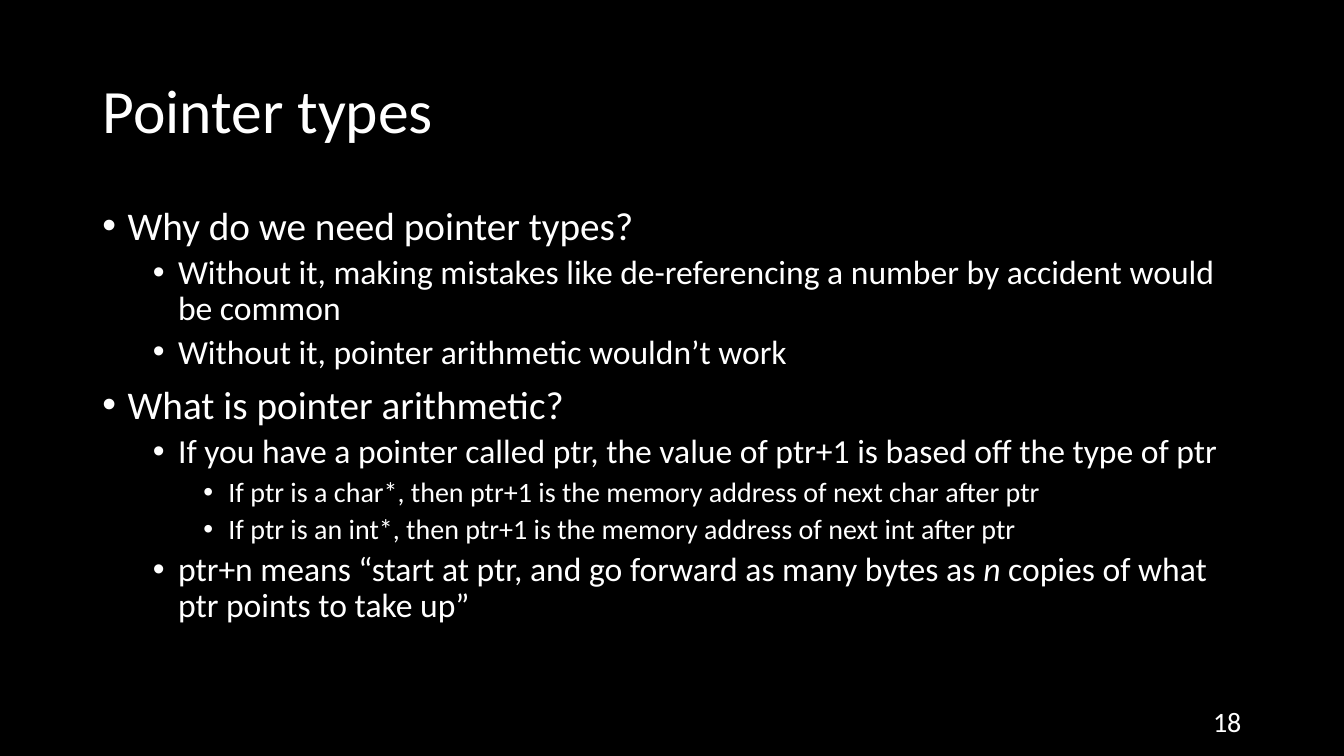
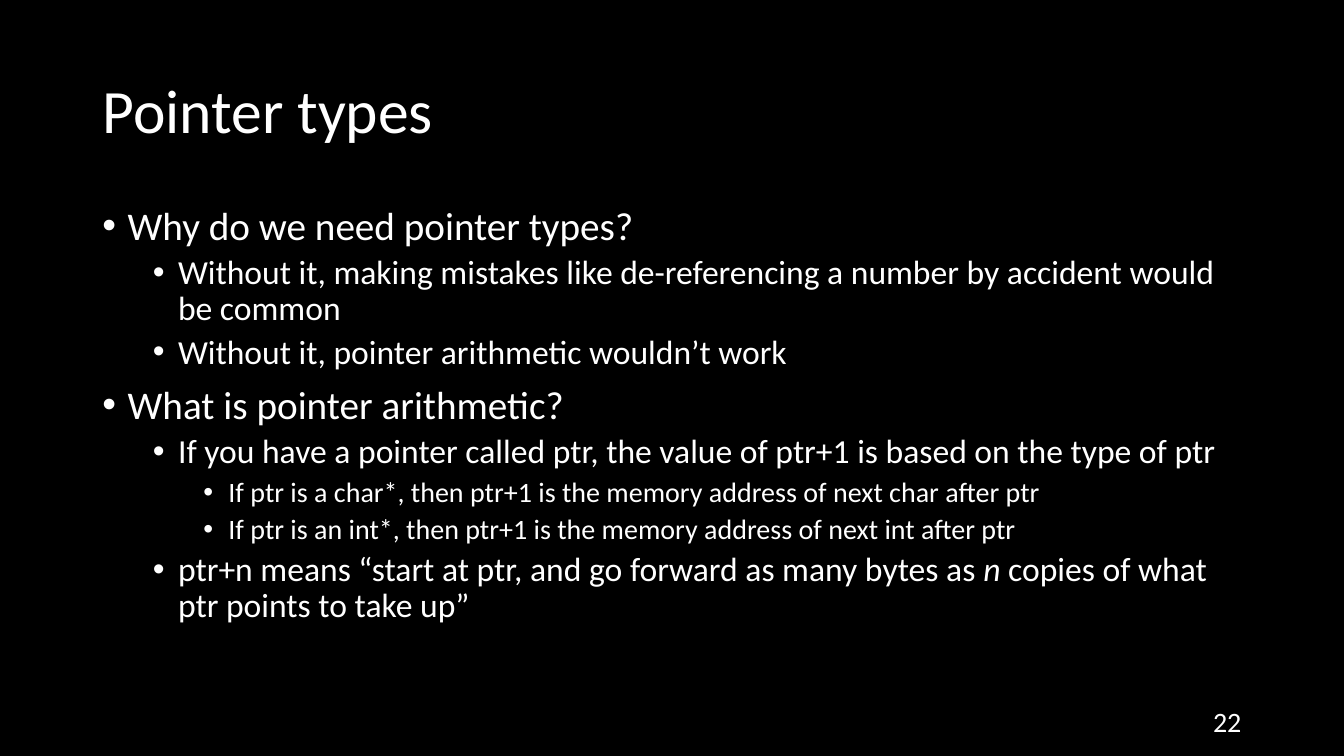
Before and after one commit to NYU-CSO/nyu-cso.github.io, a slide deck: slide 22 of rec-notes/r05.pptx (slide 18 before the commit). Drawn at 1344x756 pixels with LibreOffice and Linux fonts; fonts in the diff are those of the drawing. Boxes give left, top, right and bottom in pixels: in the first picture for what was removed or moved away, otherwise in the second. Text is boxed around its words. In the diff, an @@ line names an element or a change of style, - is before the commit and + after.

```diff
--- a/rec-notes/r05.pptx
+++ b/rec-notes/r05.pptx
@@ text at (x1=178, y1=439, x2=1215, y2=469): text changed @@
-  • If you have a pointer called ptr, the value of ptr+1 is based off the type of ptr
+  • If you have a pointer called ptr, the value of ptr+1 is based on the type of ptr
@@ page number at (x1=1213, y1=713, x2=1241, y2=732): text changed @@
-18
+22
```
Also in this commit, not shown: 5 other slides changed, 14 slides added, 10 slides removed, 1 other file.
